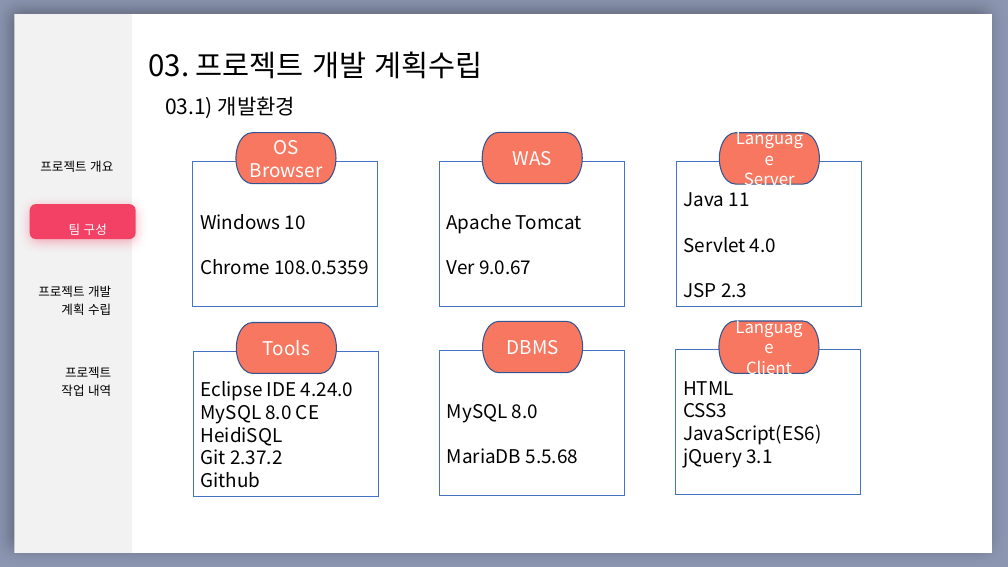
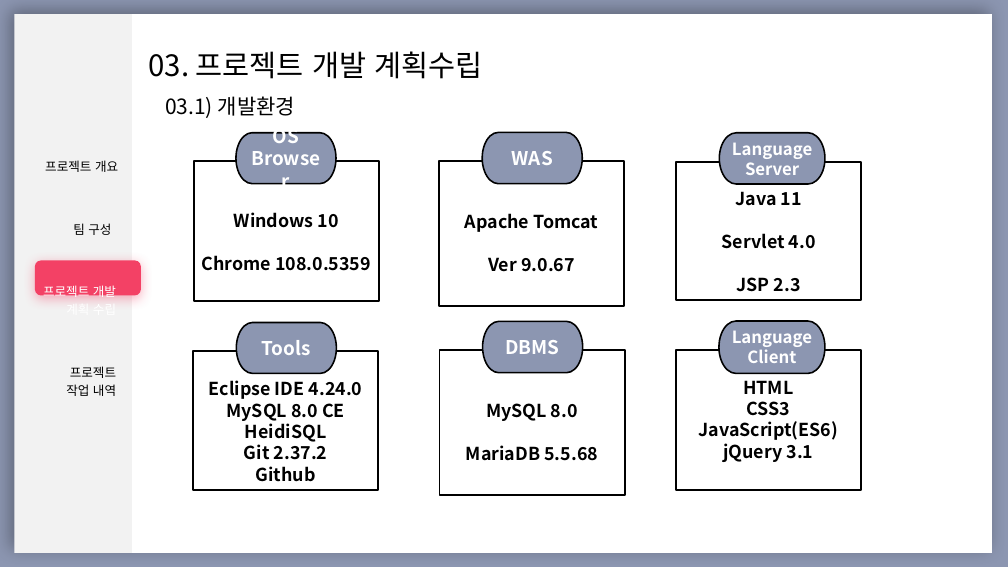
Before and after one commit to khm9990503/Kmarket1, a slide deck: slide 9 of Kmarket_발표용ppt._v1.0.pptx. Drawn at 1008x567 pixels with LibreOffice and Linux fonts; fonts in the diff are those of the drawing. Boxes give left, top, right and bottom in pixels: in the first picture for what was removed or moved away, otherwise in the second. Text is boxed around its words. In the diff, an @@ line names an element or a change of style, - is before the commit and + after.

```diff
--- a/Kmarket_발표용ppt._v1.0.pptx
+++ b/Kmarket_발표용ppt._v1.0.pptx
@@ table at <box>27,109,136,551</box> @@
@@ text colour #FFFFFF to #000000 in "팀 구성" @@
@@ text colour #000000 to #FFFFFF in "프로젝트 개발", "계획 수립" @@
@@ table: place and size @@
-table at <box>22,109,131,551</box>
+table at <box>27,109,136,551</box>
@@ bold on; fill #F77760 to #8C96B1; outline #325491 1 pt to #000000 1.5 pt in 6 elements at <box>236,133,336,184</box>, <box>482,132,582,184</box>, <box>237,323,337,374</box>, <box>482,321,582,373</box>, <box>719,321,825,374</box>, <box>720,133,826,185</box> @@
@@ pill shape "Language": place and size @@
-pill shape "Language" at <box>720,133,820,185</box>
+pill shape "Language" at <box>720,133,826,185</box>
@@ rectangle "Windows 10": place and size @@
-rectangle "Windows 10" at <box>193,162,378,307</box>
+rectangle "Windows 10" at <box>194,161,379,301</box>
@@ rectangle "Java 11": place and size @@
-rectangle "Java 11" at <box>676,162,861,307</box>
+rectangle "Java 11" at <box>676,162,861,300</box>
@@ rounded rectangle: place and size @@
-rounded rectangle at <box>29,204,135,239</box>
+rounded rectangle at <box>35,260,141,295</box>
@@ pill shape "Language": place and size @@
-pill shape "Language" at <box>719,321,819,374</box>
+pill shape "Language" at <box>719,321,825,374</box>
@@ size 18 to 17 pt, bold on; alignment left to centre; outline #4472C4 0.75 pt to #000000 1.75 pt in 6 elements at <box>439,161,625,306</box>, <box>439,350,625,495</box>, <box>676,350,861,490</box>, <box>194,161,379,301</box>, <box>676,162,861,300</box>, <box>194,352,379,490</box> @@
@@ rectangle "Eclipse IDE 4.24.0": place and size @@
-rectangle "Eclipse IDE 4.24.0" at <box>194,352,379,497</box>
+rectangle "Eclipse IDE 4.24.0" at <box>194,352,379,490</box>
@@ rectangle "HTML": place and size @@
-rectangle "HTML" at <box>676,350,861,495</box>
+rectangle "HTML" at <box>676,350,861,490</box>
```
Also in this commit, not shown: 9 other slides changed.
